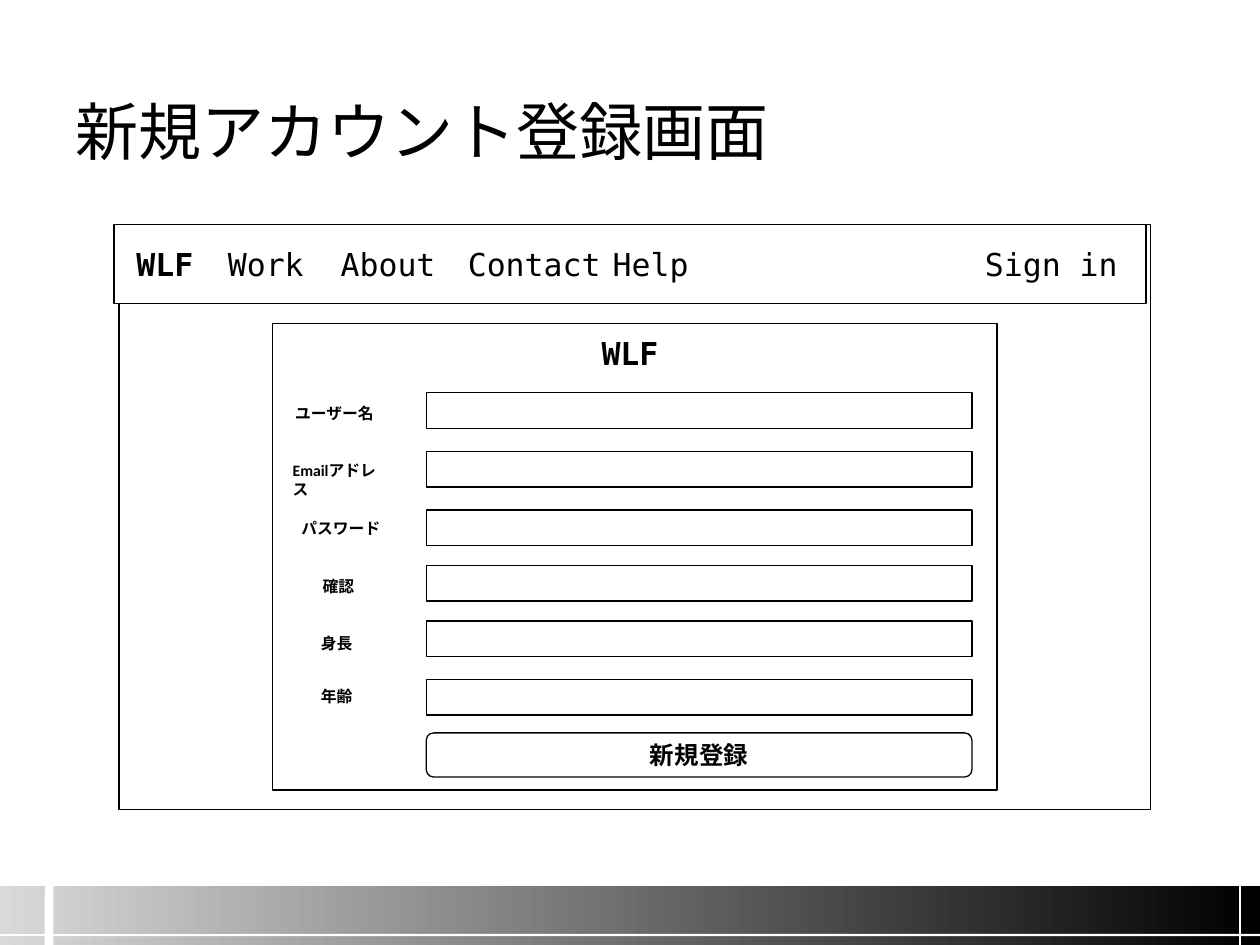
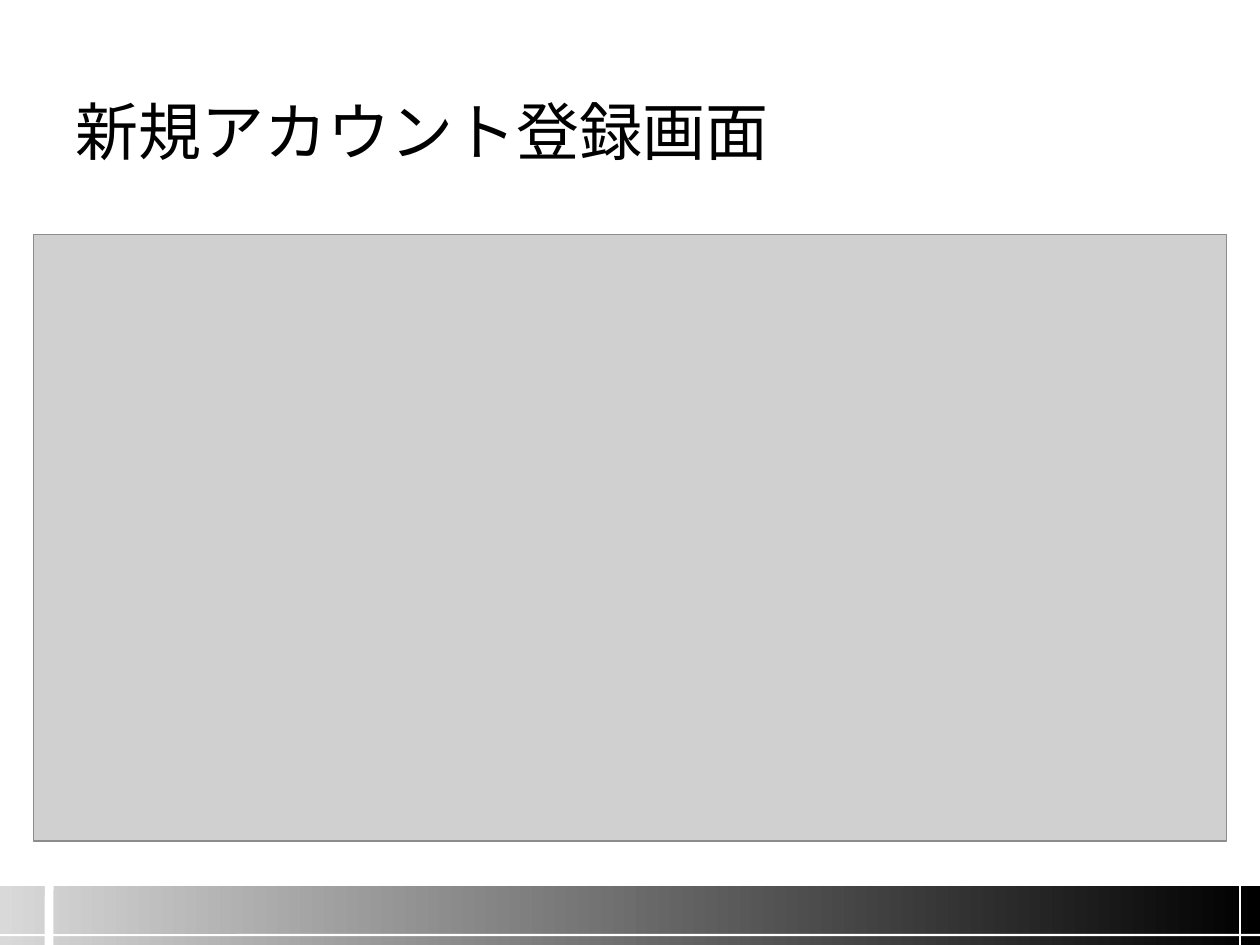
Before and after one commit to namazu510/team-a, a slide deck: slide 4 of screen_image/04.画面設計.pptx. Drawn at 1260x945 pixels with LibreOffice and Linux fonts; fonts in the diff are those of the drawing; grey boxes stand for pictures; background and template pictures are left out. Boxes give left, top, right and bottom in pixels: in the first picture for what was removed or moved away, otherwise in the second. Text is boxed around its words. In the diff, an @@ line names an element or a change of style, - is before the commit and + after.

Commit message:
画面遷移の資料修正

```diff
--- a/screen_image/04.画面設計.pptx
+++ b/screen_image/04.画面設計.pptx
@@ picture added at (33, 234, 1226, 842) @@
@@ rectangle removed at (115, 224, 1147, 304) @@
@@ rectangle removed at (118, 224, 1150, 810) @@
@@ rectangle removed at (120, 238, 209, 289) @@
-WLF
@@ text removed at (228, 252, 304, 277) @@
-Work
@@ text removed at (341, 252, 436, 277) @@
-About
@@ text removed at (468, 252, 601, 277) @@
-Contact
@@ text removed at (613, 252, 689, 283) @@
-Help
@@ text removed at (985, 252, 1118, 283) @@
-Sign in
@@ rectangle removed at (273, 324, 998, 790) @@
@@ rectangle removed at (586, 328, 675, 378) @@
-WLF
@@ text removed at (295, 405, 374, 421) @@
-ユーザー名
@@ rectangle removed at (426, 393, 971, 428) @@
@@ text removed at (280, 454, 401, 485) @@
-Emailアドレス
@@ rectangle removed at (426, 451, 971, 486) @@
@@ text removed at (301, 520, 380, 535) @@
-パスワード
@@ rectangle removed at (426, 510, 971, 546) @@
@@ rectangle removed at (426, 566, 971, 601) @@
@@ text removed at (323, 576, 355, 597) @@
-確認
@@ rectangle removed at (426, 621, 971, 656) @@
@@ text removed at (321, 635, 353, 651) @@
-身長
@@ text removed at (321, 688, 353, 704) @@
-年齢
@@ rectangle removed at (426, 679, 971, 714) @@
@@ rounded rectangle removed at (426, 733, 971, 777) @@
-新規登録
```
Also in this commit, not shown: 7 other slides changed, 1 slide removed, 1 other file.
